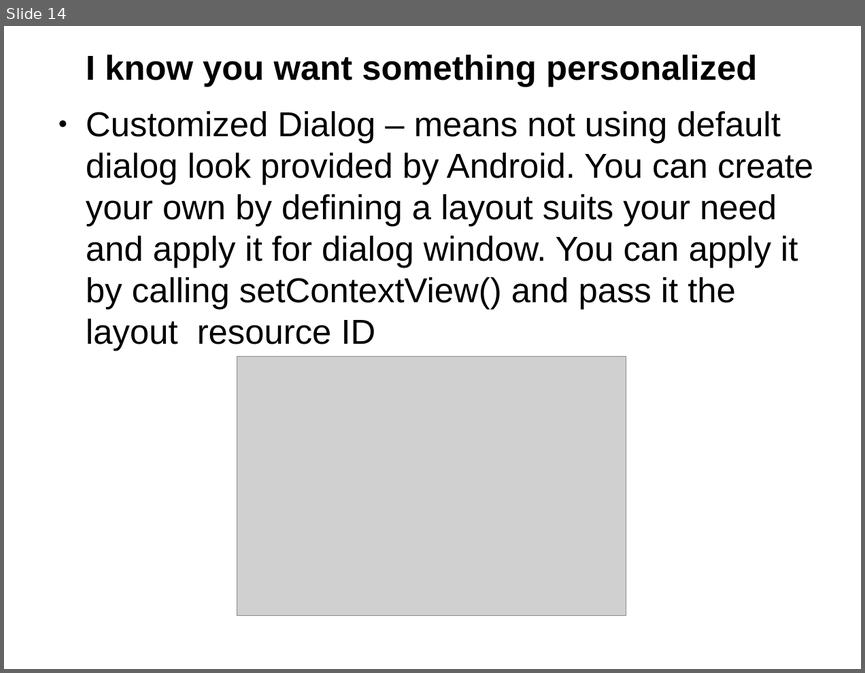
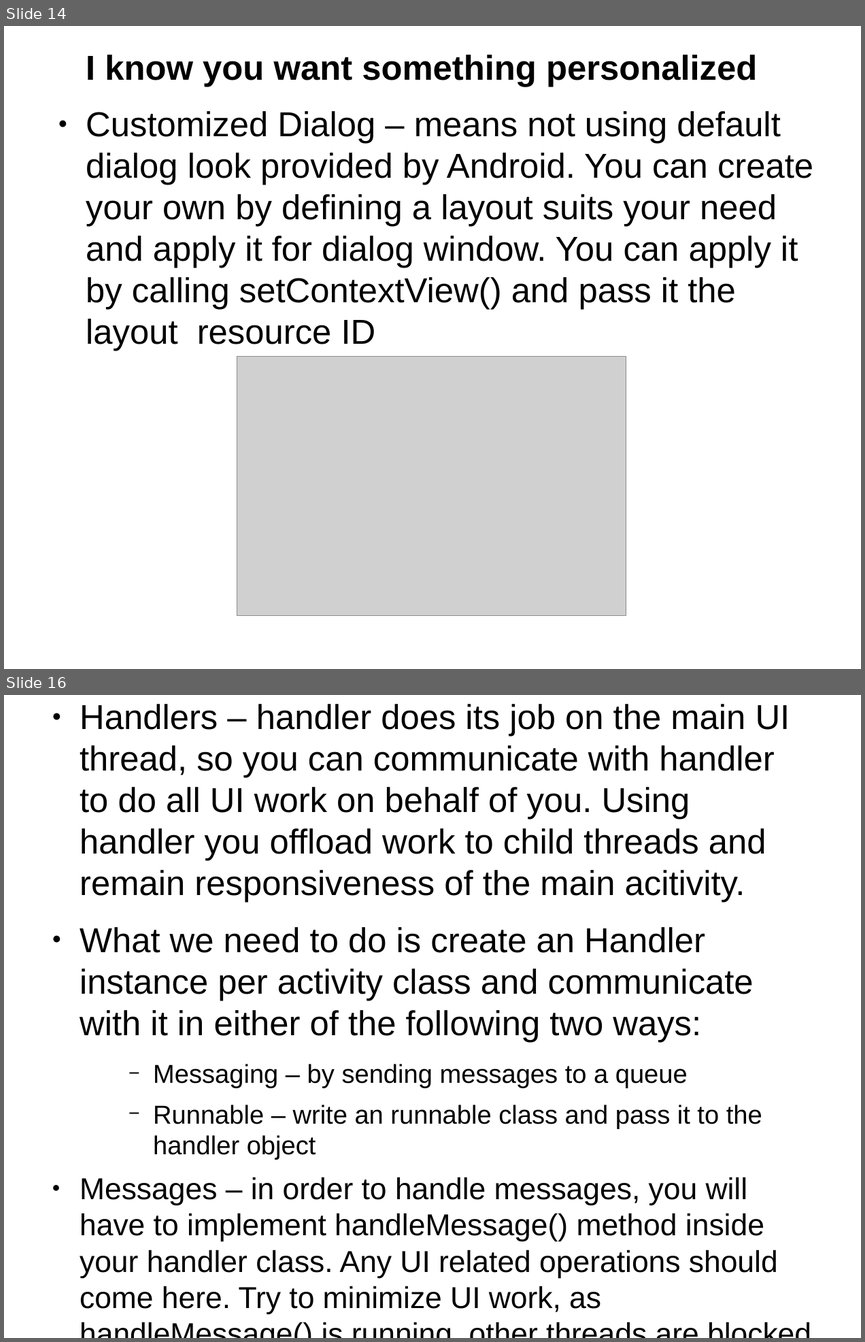
Before and after one commit to thegreatdao/testa, a slide deck: assets/android2.odp. Shown one above the other, each under a label of ours: slide 14 before the commit, slides 14 and 16 after it; the slides between them are not shown. The pictures are 865x673 and 865x1342 pixels, drawn with LibreOffice and Linux fonts; fonts in the diff are those of the drawing; grey boxes stand for pictures. Boxes give left, top, right and bottom in pixels: in the first picture for what was removed or moved away, otherwise in the second. Text is boxed around its words. In the diff, an @@ line names an element or a change of style, - is before the commit and + after.

```diff
--- a/assets/android2.odp
+++ b/assets/android2.odp
@@ slide 16 added at (4,695,861,1338), background #FFFFFF @@
@@ text added at (79,704,790,1314), 32 pt, text #000000 @@
+● Handlers – handler does its job on the main UI thread, so you can communicate with handler to do all UI work on behalf of you. Using handler you offload work to child threads and remain responsiveness of the main acitivity.
+● What we need to do is create an Handler instance per activity class and communicate with it in either of the following two ways:
+    − Messaging – by sending messages to a queue
+    − Runnable – write an runnable class and pass it to the handler object
+● Messages – in order to handle messages, you will have to implement handleMessage() method inside your handler class. Any UI related operations should come here. Try to minimize UI work, as handleMessage() is running, other threads are blocked
```
Also in this commit, not shown: 2 other slides added, 1 slide removed.
